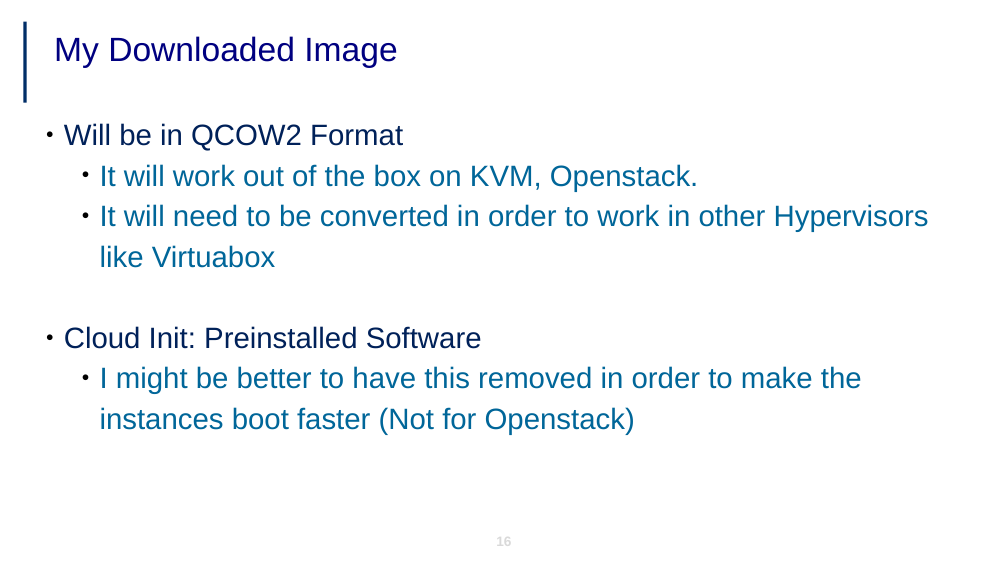
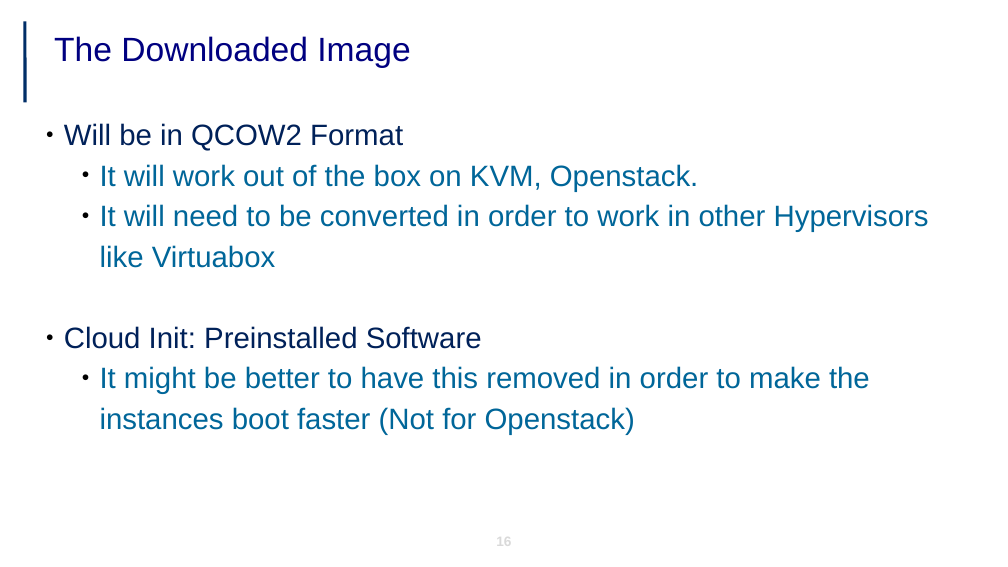
Before and after one commit to jicarretero/SummitMalaga2017, a slide deck: slide 16 of FiwareImageHandling.odp. Drawn at 1008x567 pixels with LibreOffice and Linux fonts; fonts in the diff are those of the drawing; background and template pictures are left out. Boxes give left, top, right and bottom in pixels: in the first picture for what was removed or moved away, otherwise in the second. Text is boxed around its words. In the diff, an @@ line names an element or a change of style, - is before the commit and + after.

Commit message:
Change presentation image and some changes in wording

```diff
--- a/FiwareImageHandling.odp
+++ b/FiwareImageHandling.odp
@@ title at [54,36,410,68]: text changed @@
-My Downloaded Image
+The Downloaded Image
@@ text at [100,366,870,435]: text changed @@
-    ● I might be better to have this removed in order to make the instances boot faster (Not for Openstack)
+    ● It might be better to have this removed in order to make the instances boot faster (Not for Openstack)
```
Also in this commit, not shown: 17 other slides changed.
